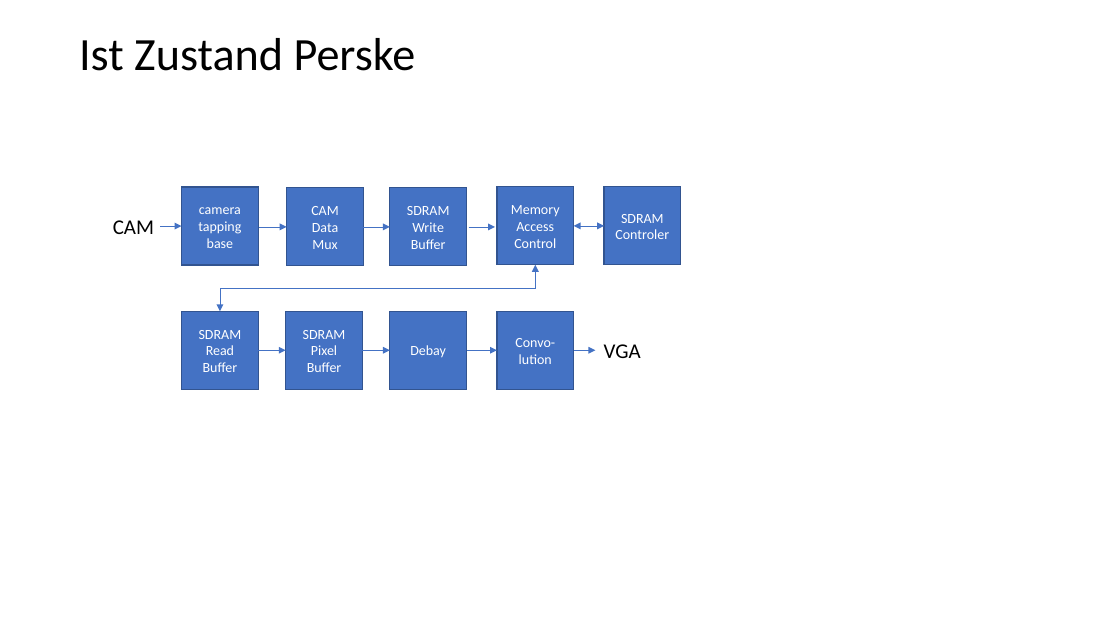
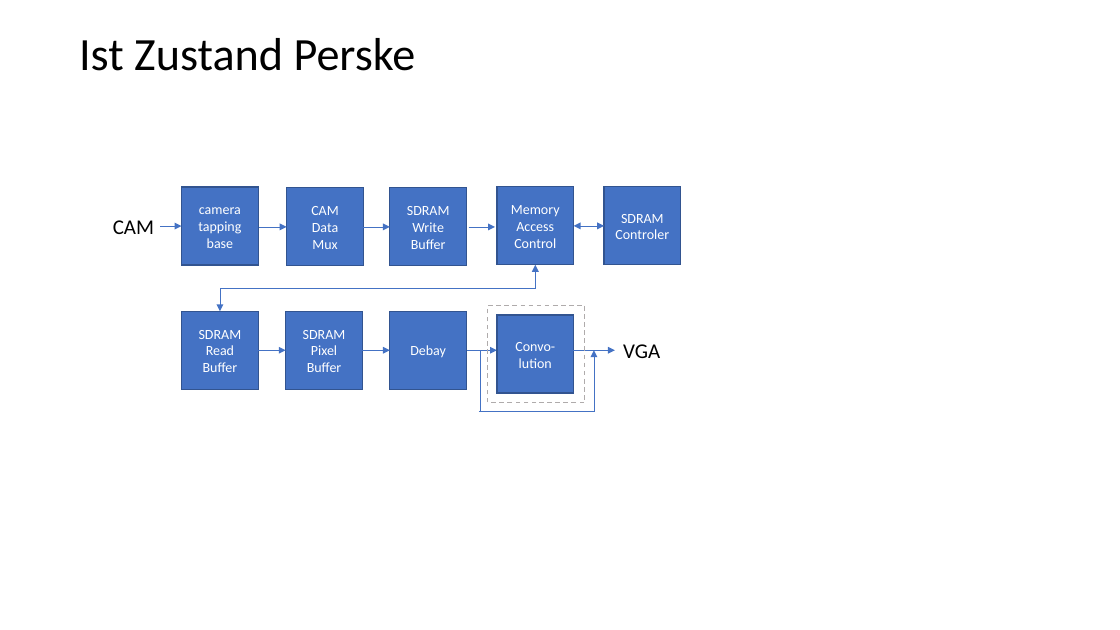
Before and after one commit to Chriss95De/Bachelors-Thesis-VHDL-Pattern-Detection, a slide deck: slide 4 of Dokumentation/Stand Oster/Grafiken.pptx. Drawn at 1120x630 pixels with LibreOffice and Linux fonts; fonts in the diff are those of the drawing. Boxes give left, top, right and bottom in pixels: in the first picture for what was removed or moved away, otherwise in the second. Text is boxed around its words. In the diff, an @@ line names an element or a change of style, - is before the commit and + after.

```diff
--- a/Dokumentation/Stand Oster/Grafiken.pptx
+++ b/Dokumentation/Stand Oster/Grafiken.pptx
@@ rectangle added at <box>488,306,586,402</box>, outline #AFABAB 1 pt dashed @@
@@ elbow arrow added from (479, 412) to (594, 350), #4472C4 0.5 pt @@
@@ line added from (481, 350) to (481, 411), #4472C4 0.5 pt @@
@@ arrow moved from (575, 350) - (596, 350) to (560, 350) - (615, 350) @@
@@ text "VGA": place and size @@
-text "VGA" at <box>604,344,641,358</box>
+text "VGA" at <box>623,344,660,358</box>
```
Also in this commit, not shown: 2 other slides changed, 6 other files.
